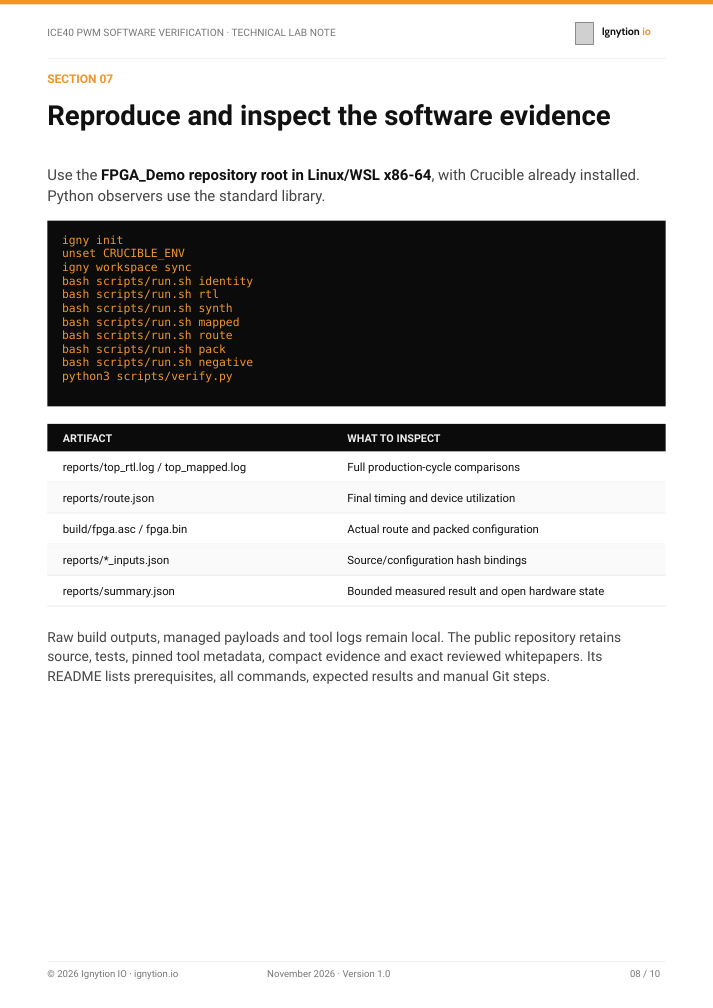
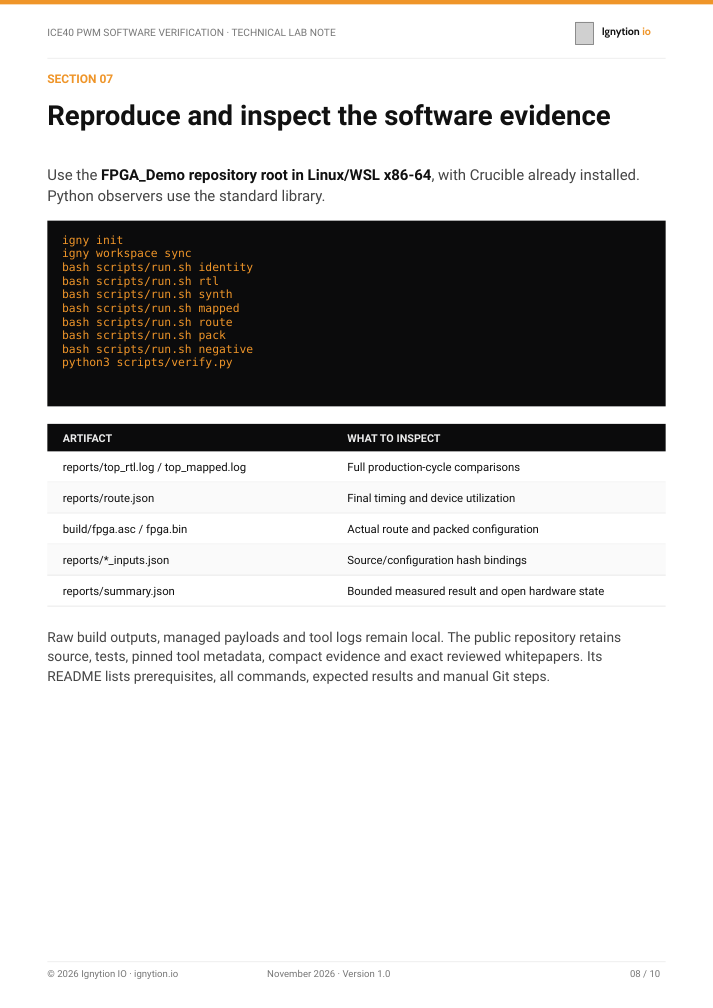
Before and after one commit to CRUCIBLE-WORKBENCH/ice40-pwm-fpga-demo, a slide deck: slide 8 of docs/FPGA_PWM_iCEstick_Software_Verification_Ignytion_A4.pptx. Drawn at 713x1008 pixels with LibreOffice and Linux fonts; fonts in the diff are those of the drawing; grey boxes stand for pictures. Boxes give left, top, right and bottom in pixels: in the first picture for what was removed or moved away, otherwise in the second. Text is boxed around its words. In the diff, an @@ line names an element or a change of style, - is before the commit and + after.

```diff
--- a/docs/FPGA_PWM_iCEstick_Software_Verification_Ignytion_A4.pptx
+++ b/docs/FPGA_PWM_iCEstick_Software_Verification_Ignytion_A4.pptx
@@ text at [62,248,185,260]: paragraph removed @@
-unset CRUCIBLE_ENV
```
Also in this commit, not shown: 10 other files.
